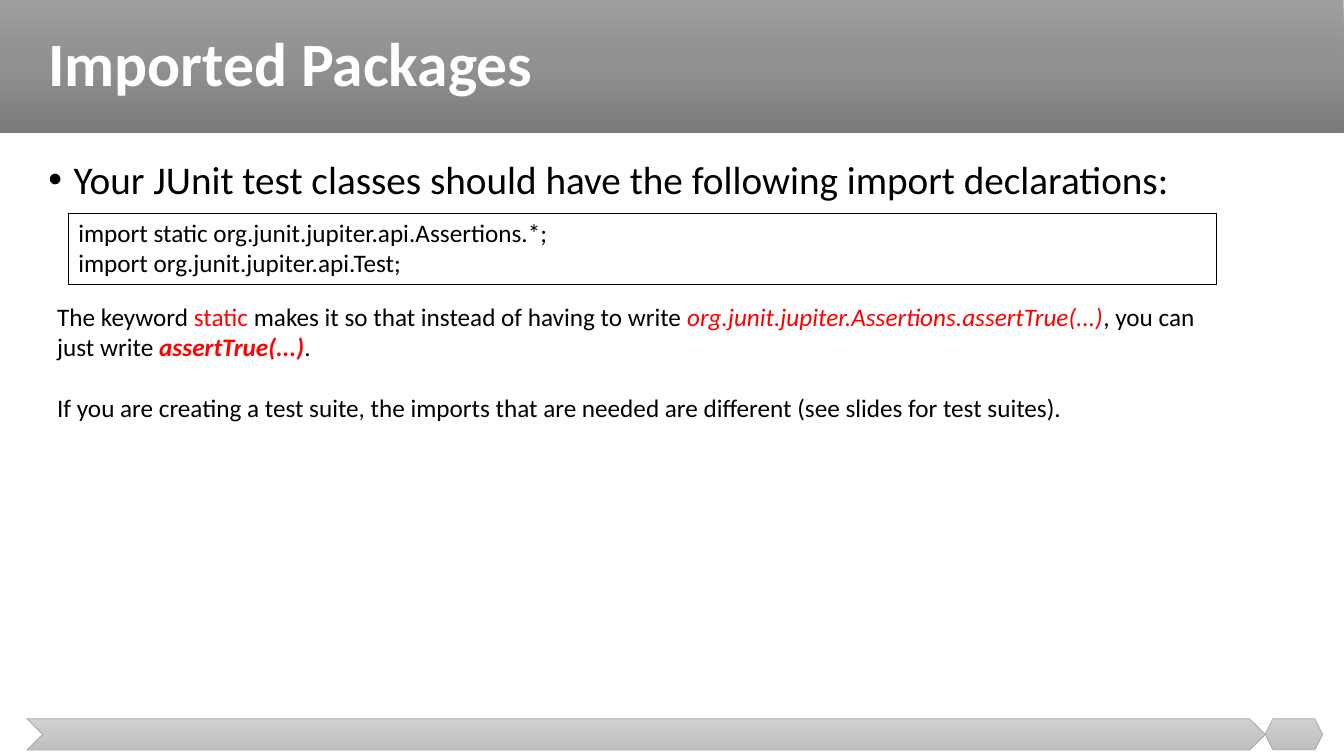
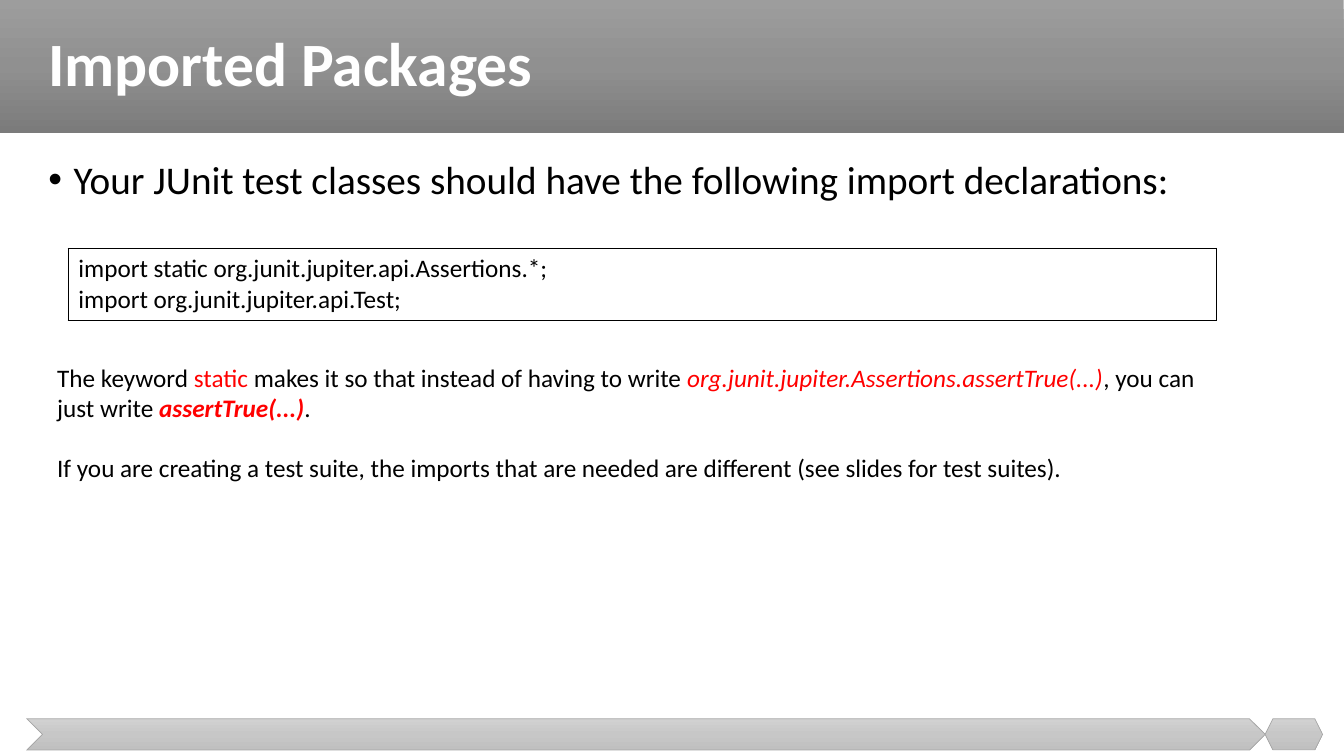
Before and after one commit to nashurgessa/Software-Testing-batch-2022-23, a slide deck: slide 10 of slides/L14. Unit Testing and JUnit.pptx. Drawn at 1344x756 pixels with LibreOffice and Linux fonts; fonts in the diff are those of the drawing. Boxes give left, top, right and bottom in pixels: in the first picture for what was removed or moved away, otherwise in the second. Text is boxed around its words. In the diff, an @@ line names an element or a change of style, - is before the commit and + after.

```diff
--- a/slides/L14. Unit Testing and JUnit.pptx
+++ b/slides/L14. Unit Testing and JUnit.pptx
@@ table: place and size @@
-table at box(69, 213, 1217, 281)
+table at box(69, 249, 1217, 317)
@@ text "The keyword static makes it ...": place and size @@
-text "The keyword static makes it ..." at box(57, 308, 1195, 422)
+text "The keyword static makes it ..." at box(57, 369, 1195, 482)
```
Also in this commit, not shown: 10 other files.
